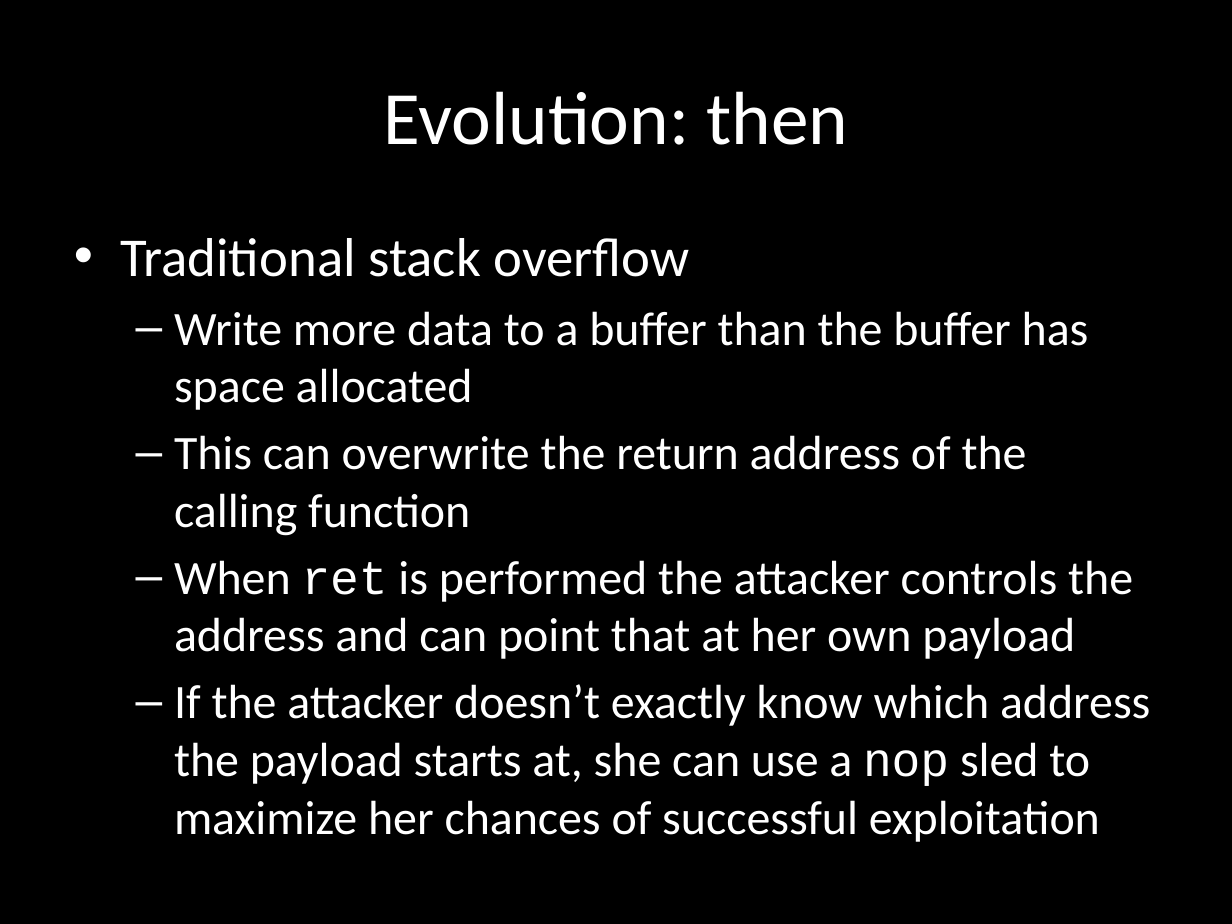
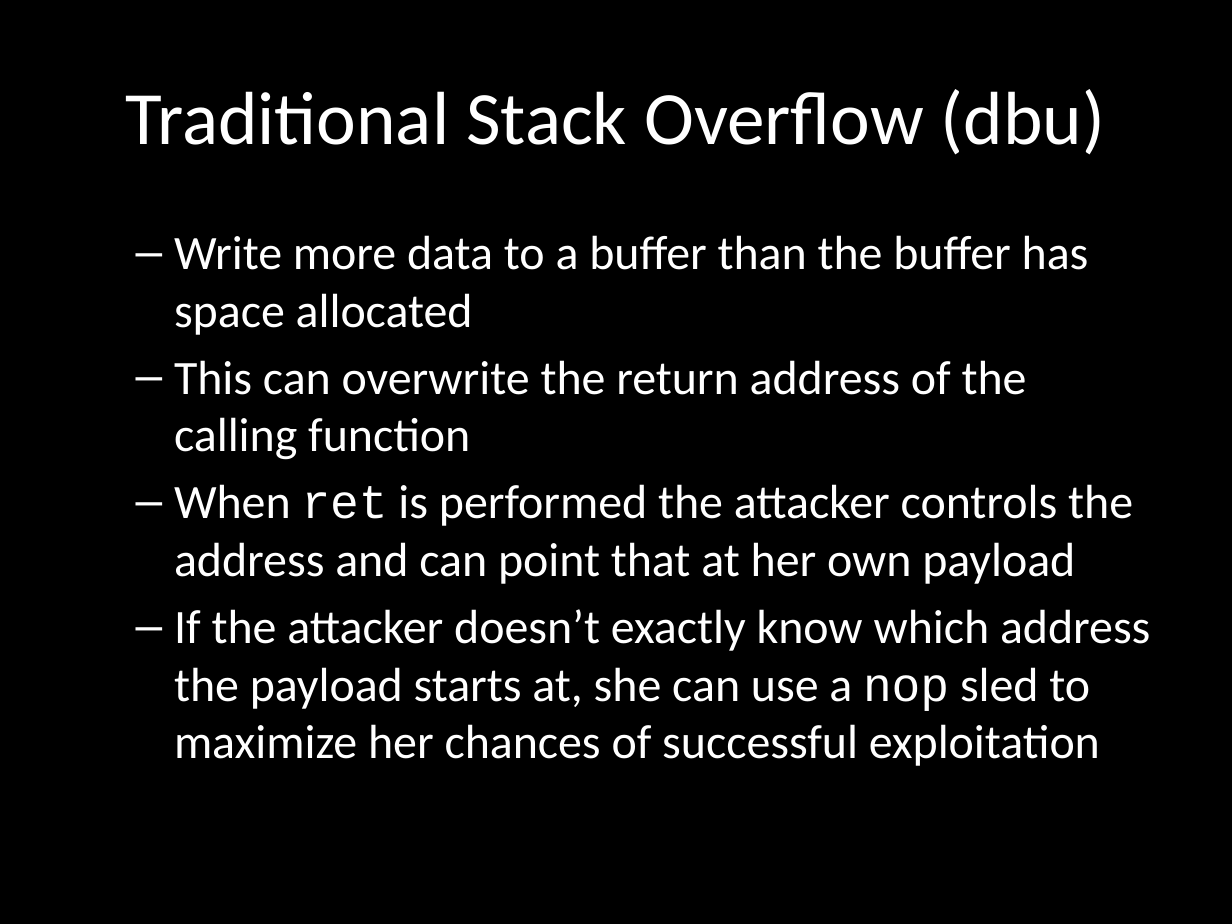
Before and after one commit to wuurrd/techzonepresentation, a slide deck: slide 7 of presentation.pptx (slide 6 before the commit). Drawn at 1232x924 pixels with LibreOffice and Linux fonts; fonts in the diff are those of the drawing. Boxes give left, top, right and bottom in pixels: in the first picture for what was removed or moved away, otherwise in the second. Text is boxed around its words. In the diff, an @@ line names an element or a change of style, - is before the commit and + after.

```diff
--- a/presentation.pptx
+++ b/presentation.pptx
@@ title at (x1=125, y1=89, x2=1105, y2=155): text changed @@
-Evolution: then
+Traditional Stack Overflow (dbu)
@@ text at (x1=120, y1=238, x2=689, y2=277): paragraph removed @@
-• Traditional stack overflow
```
Also in this commit, not shown: 9 other slides changed, 8 slides added, 18 slides removed.
